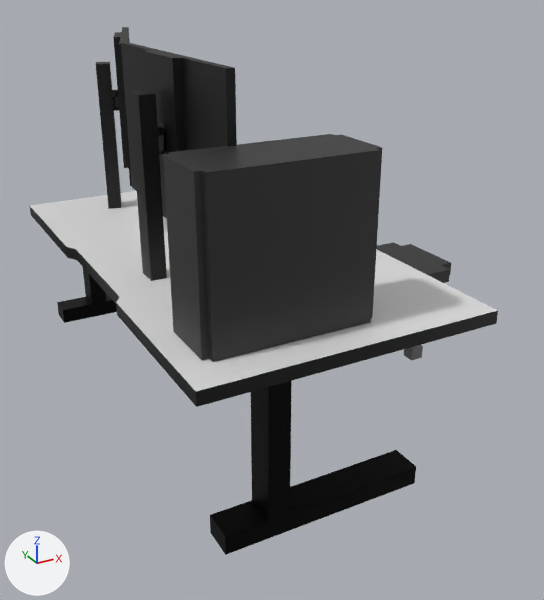
The FBX model FiveGuys/Assets/Models/Table Setup.fbx: old version first, new version second.
One viewpoint serves both versions: a camera (50 mm lens) standing at (-3.84, -10.31, 6.34) and looking at (1.66, -0.31, 1.34). Lighting does not change. The marker at lower left points along +X, +Y and +Z. Where no turn or scale is listed for an object, it has been applied to the vertices.

The scene before the commit, as lines of its bpy script (objects in view):
```python
me_cube_006 = bpy.data.meshes.new('Cube.006')
me_cube_006.from_pydata(...)  # 104 vertices, 102 faces; spans x -123.0..304.0, y -5.0..227.0, z -389.0..389.0
# faces by material slot: [46, 22, 34]
me_cube_006.materials.append(mat_white)  # light grey #e0e0e0
me_cube_006.materials.append(mat_black_gloss)  # black #000000
me_cube_006.materials.append(mat_black_metal)  # black #1d1d1d
me_cube_014 = bpy.data.meshes.new('Cube.014')
me_cube_014.from_pydata(...)  # 1688 vertices, 1593 faces; spans x -0.49..0.11, y -1.82..1.82, z -0.11..3.06
# faces by material slot: [1592, 1]
me_cube_014.materials.append(mat_black_gloss)  # black #000000
me_cube_014.materials.append(mat_screen)  # black #000000
me_cube_015 = bpy.data.meshes.new('Cube.015')
me_cube_015.from_pydata(...)  # 1588 vertices, 1592 faces; spans x -0.61..0.69, y -1.73..1.7, z -0.09..3.04
me_cube_015.materials.append(mat_black_gloss)  # black #000000
ob_monitor_1 = bpy.data.objects.new('Monitor 1', me_cube_014)
ob_monitor_1.location = (-0.05, -0.58, 2.26)
ob_monitor_2 = bpy.data.objects.new('Monitor 2', me_cube_015)
ob_monitor_2.location = (0.52, 2.98, 2.26)
ob_table = bpy.data.objects.new('Table', me_cube_006)
ob_table.location = (0.0, 0.0, 0.0)
ob_table.rotation_euler = (1.571, 0.0, 0.0)  # degrees (90, 0, 0)
ob_table.scale = (0.01, 0.01, 0.01)
# also in view: 'Stool' at (4.22, -0.24, 0.73); 'Tower' at (0.29, -2.88, 3.36)
```
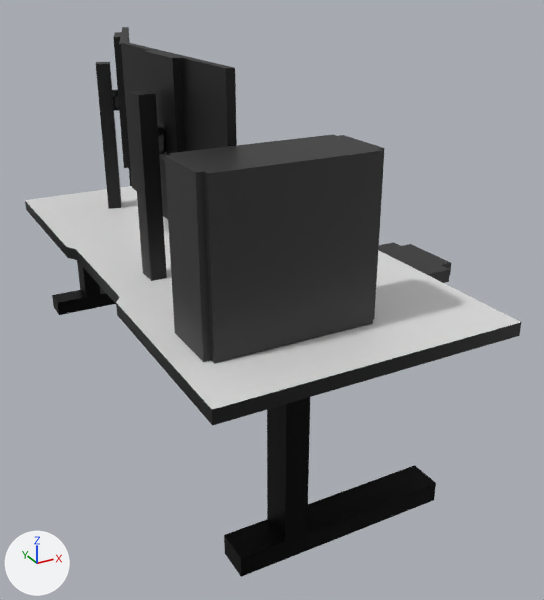
Where the newer file only moved an object's origin or applied its transform, the numbers keep the older frame.

Location of each change, [x1, y1, x2, y2] in pixels of the pictures (544 x 600 px):
'Table', reshaped, rescaled (6% wider, 8% taller)
    before: [30, 191, 498, 554]
    after: [25, 186, 522, 577]

Edits to the bpy script that builds the scene:
```text
Change me_cube_006:
    used by ob_table; location = (0.0, 0.0, 0.0); rotation_euler = (1.571, 0.0, 0.0), in degrees (90, 0, 0); scale = (0.01, 0.01, 0.01)
    remove me_cube_006.from_pydata(...)  # 104 vertices, 102 faces; spans x -123.0..304.0, y -5.0..227.0, z -389.0..389.0
    add me_cube_006.from_pydata(...)  # 104 vertices, 102 faces; spans x -12265.0..30446.0, y -531.0..22692.0, z -42978.0..42978.0
    me_cube_006 part 1: 104 of 104 vertices moved; they spanned x -123.0..304.0, y -5.0..227.0, z -389.0..389.0 and now span x -12265.0..30446.0, y -531.0..22692.0, z -42978.0..42978.0; mean shift (2905.0, 15163.0, 0.0); largest move (304.0, 227.0, 389.0) -> (30446.0, 22692.0, 42978.0)
Change ob_table:
    ob_table.scale: (0.01, 0.01, 0.01) -> (0.0001, 0.0001, 0.0001)
```
